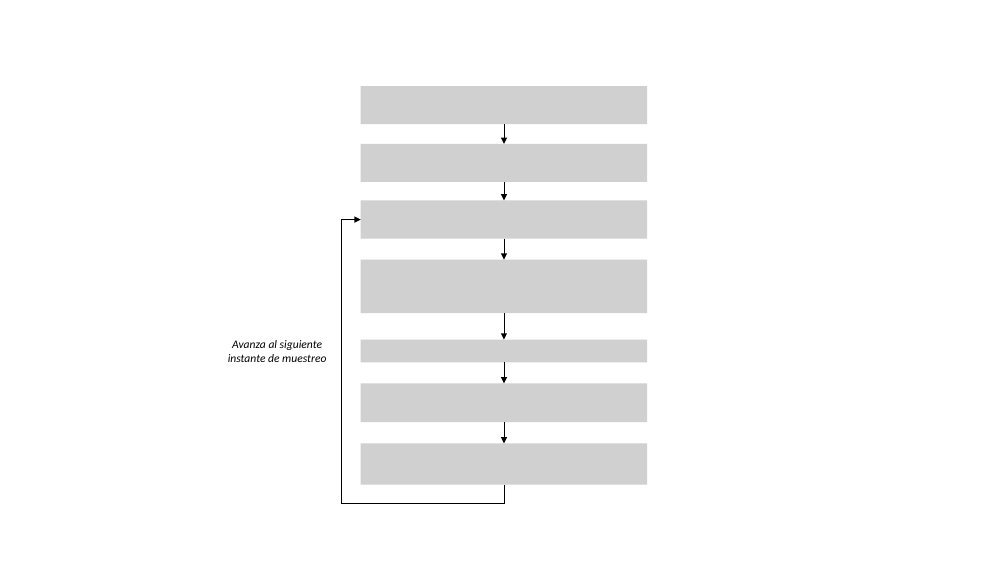
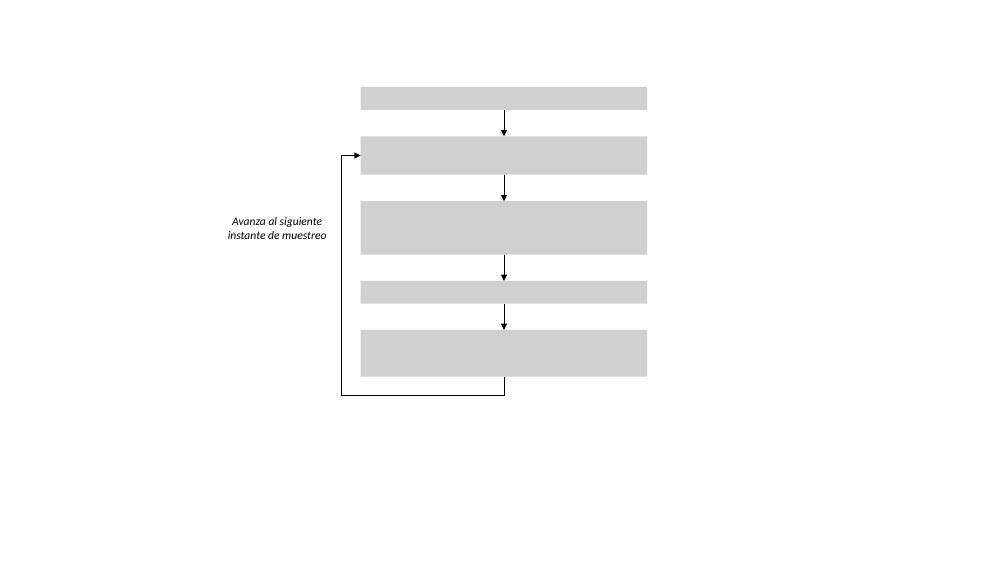
Before and after one commit to asp-image-dsp/asp-project-01, a slide deck: slide 1 of support/drawing/algorithm_iteration_02.pptx. Drawn at 1008x567 pixels with LibreOffice and Linux fonts; fonts in the diff are those of the drawing; grey boxes stand for pictures. Boxes give left, top, right and bottom in pixels: in the first picture for what was removed or moved away, otherwise in the second. Text is boxed around its words. In the diff, an @@ line names an element or a change of style, - is before the commit and + after.

```diff
--- a/support/drawing/algorithm_iteration_02.pptx
+++ b/support/drawing/algorithm_iteration_02.pptx
@@ picture: place and size @@
-picture at [361, 86, 647, 124]
+picture at [361, 87, 647, 110]
@@ arrow moved from (504, 182) - (504, 200) to (504, 110) - (504, 137) @@
@@ picture: place and size @@
-picture at [361, 144, 647, 181]
+picture at [361, 137, 647, 175]
@@ elbow arrow moved from (504, 485) - (361, 219) to (504, 377) - (361, 156) @@
@@ arrow moved from (504, 124) - (504, 144) to (504, 175) - (504, 201) @@
@@ picture: place and size @@
-picture at [361, 200, 647, 238]
+picture at [361, 201, 647, 255]
@@ text "Avanza al siguiente instante de ...": place and size @@
-text "Avanza al siguiente instante de ..." at [228, 340, 326, 362]
+text "Avanza al siguiente instante de ..." at [228, 217, 326, 239]
@@ arrow removed from (504, 239) to (504, 259) @@
@@ picture removed at [361, 259, 647, 313] @@
@@ arrow moved from (504, 313) - (504, 340) to (504, 255) - (504, 281) @@
@@ picture added at [361, 281, 647, 303] @@
@@ arrow moved from (504, 362) - (504, 383) to (504, 304) - (504, 330) @@
@@ picture removed at [361, 340, 647, 362] @@
@@ picture added at [361, 330, 647, 377] @@
@@ picture removed at [361, 383, 647, 422] @@
@@ picture removed at [361, 443, 647, 485] @@
@@ arrow removed from (504, 422) to (504, 443) @@
```
Also in this commit, not shown: 7 other files.
